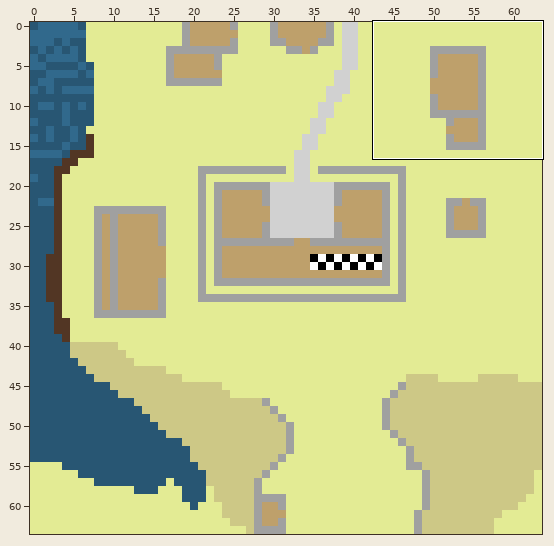
A Tiled map gets an edit: maps/1,-1.tmx. The first picture is a wide view before the edit; the outline marks the close-up.
Close-up. Before the edit:
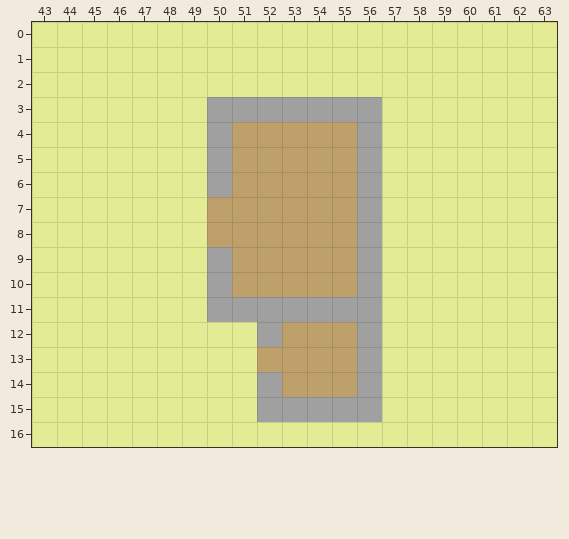
Cells are 25x25 px. Shown: x 43..63, y 0..16. The commit also changed other parts of the map, which this record leaves out.
New version:
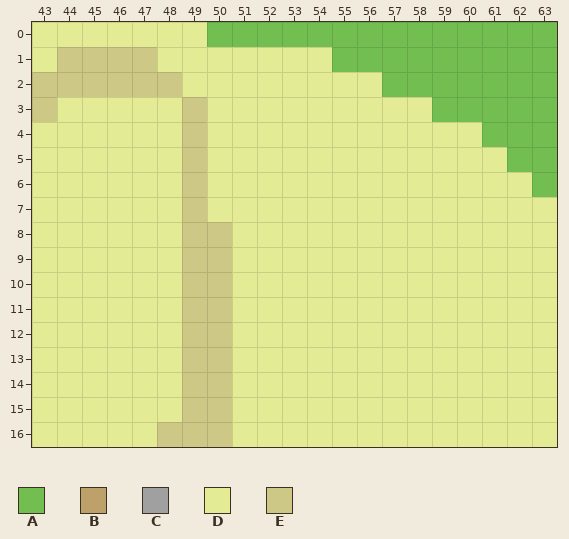
Key: from "Lumbridge": A 0, B 1, C 4, D 12, E 15.
_ is an empty cell.
Change:
{"where": "layer \"Tile Layer 1\""}
{"y":0,"x":50,"old":"DDDDDDDDDDDDDD","new":"AAAAAAAAAAAAAA"}
{"y":1,"x":44,"old":"DDDD","new":"EEEE"}
{"y":1,"x":55,"old":"DDDDDDDDD","new":"AAAAAAAAA"}
{"y":2,"x":43,"old":"DDDDDD","new":"EEEEEE"}
{"y":2,"x":57,"old":"DDDDDDD","new":"AAAAAAA"}
{"y":3,"x":43,"old":"D","new":"E"}
{"y":3,"x":49,"old":"DCCCCCCC","new":"EDDDDDDD"}
{"y":3,"x":59,"old":"DDDDD","new":"AAAAA"}
{"y":4,"x":49,"old":"DCBBBBBC","new":"EDDDDDDD"}
{"y":4,"x":61,"old":"DDD","new":"AAA"}
{"y":5,"x":49,"old":"DCBBBBBC","new":"EDDDDDDD"}
{"y":5,"x":62,"old":"DD","new":"AA"}
{"y":6,"x":49,"old":"DCBBBBBC","new":"EDDDDDDD"}
{"y":6,"x":63,"old":"D","new":"A"}
{"y":7,"x":49,"old":"DBBBBBBC","new":"EDDDDDDD"}
{"y":8,"x":49,"old":"DBBBBBBC","new":"EEDDDDDD"}
{"y":9,"x":49,"old":"DCBBBBBC","new":"EEDDDDDD"}
{"y":10,"x":49,"old":"DCBBBBBC","new":"EEDDDDDD"}
{"y":11,"x":49,"old":"DCCCCCCC","new":"EEDDDDDD"}
{"y":12,"x":49,"old":"DD","new":"EE"}
{"y":12,"x":52,"old":"CBBBC","new":"DDDDD"}
{"y":13,"x":49,"old":"DD","new":"EE"}
{"y":13,"x":52,"old":"BBBBC","new":"DDDDD"}
{"y":14,"x":49,"old":"DD","new":"EE"}
{"y":14,"x":52,"old":"CBBBC","new":"DDDDD"}
{"y":15,"x":49,"old":"DD","new":"EE"}
{"y":15,"x":52,"old":"CCCCC","new":"DDDDD"}
{"y":16,"x":48,"old":"DDD","new":"EEE"}
{"label":"changed","picture_box":[32,22,557,447]}
